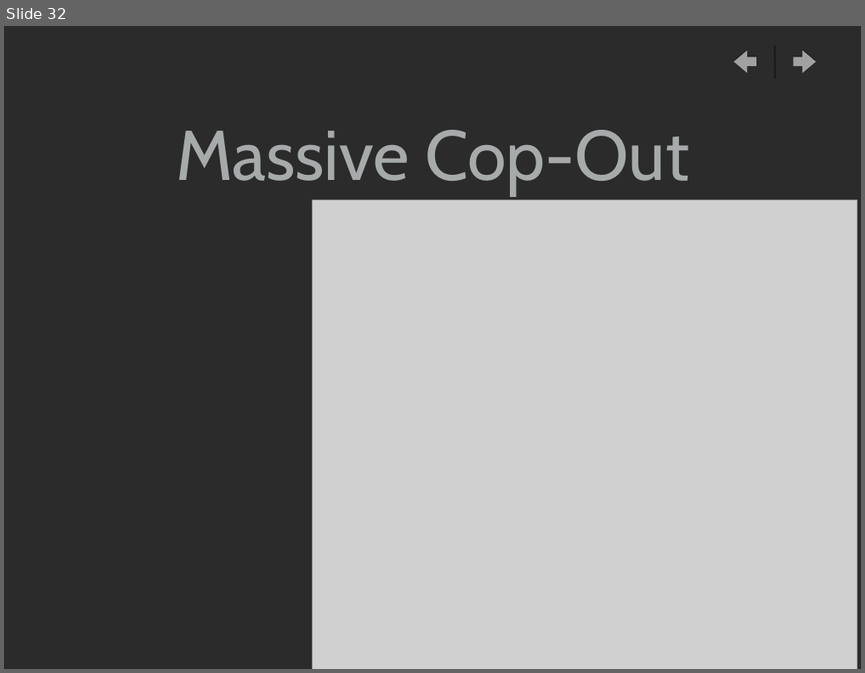
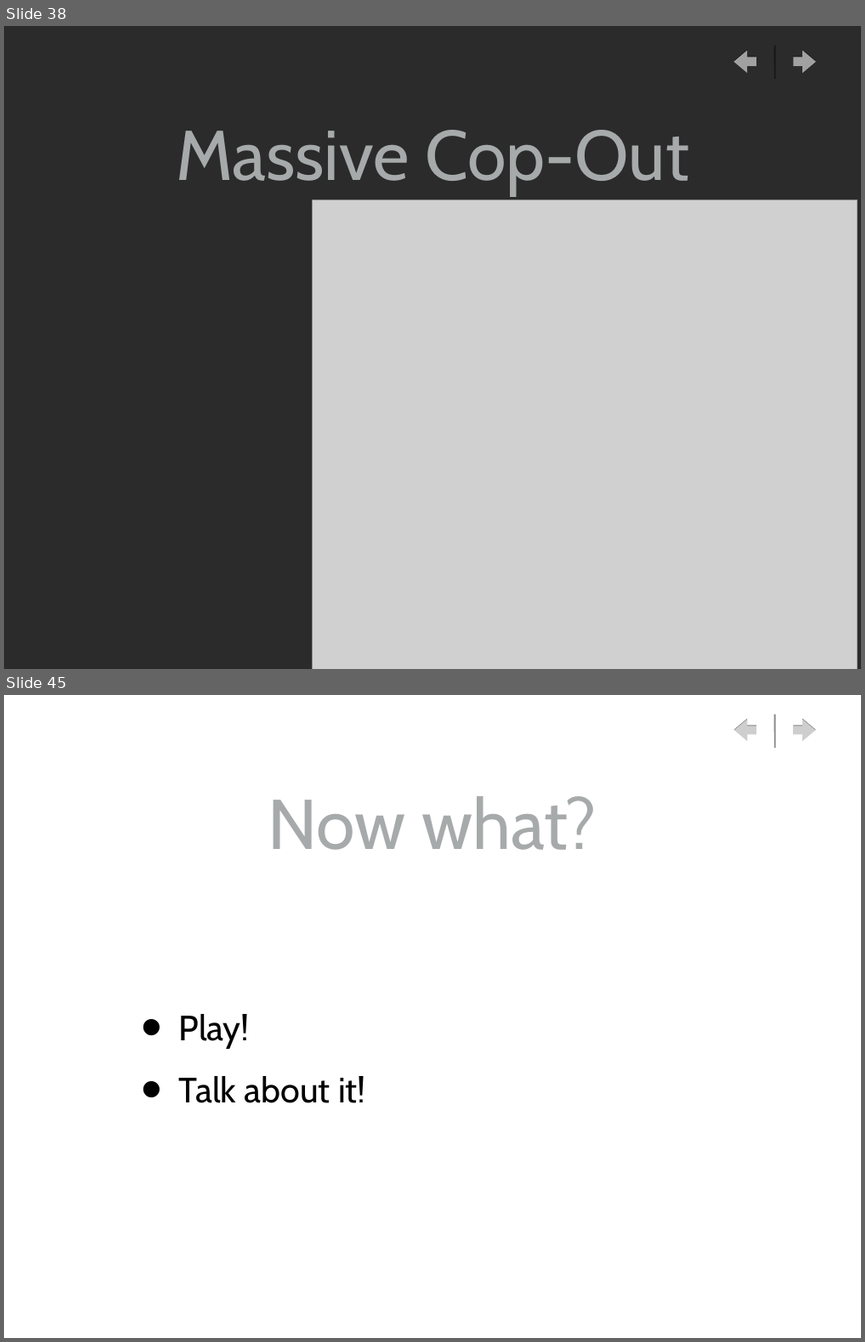
Before and after one commit to gwaldo/MongoDB_Intro, a slide deck: MongoDB_Intro.ppt. Shown one above the other, each under a label of ours: slide 32 before the commit, slides 38 and 45 after it; the slides between them are not shown. The pictures are 865x673 and 865x1342 pixels, drawn with LibreOffice and Linux fonts; fonts in the diff are those of the drawing; grey boxes stand for pictures; background and template pictures are left out; a plain dark background stands for a picture behind light text. Boxes give left, top, right and bottom in pixels: in the first picture for what was removed or moved away, otherwise in the second. Text is boxed around its words. In the diff, an @@ line names an element or a change of style, - is before the commit and + after.

```diff
--- a/MongoDB_Intro.ppt
+++ b/MongoDB_Intro.ppt
@@ slide 45 added at <box>4,695,861,1338</box>, background picture (left out); not listed: 3 template elements that a slide beside it also shows @@
@@ title added at <box>268,796,596,850</box>, 84 pt, text #A7AAAB @@
+Now what?
@@ text added at <box>179,1014,366,1103</box>, 42 pt, text #000000 @@
+  • Play!
+  • Talk about it!
@@ what was slide 32 is now slide 38 @@
```
Also in this commit, not shown: 1 slide changed, 13 other slides added, 1 slide removed, 19 other files.
